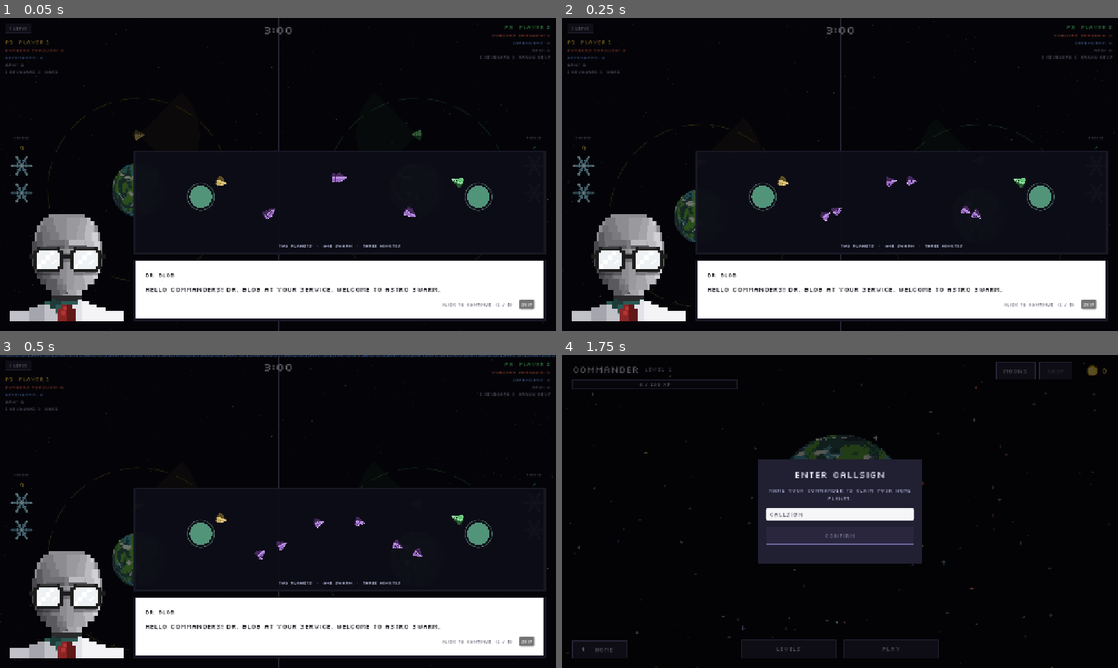
Above: before the commit, frames 1-4 (two rows, left to right).
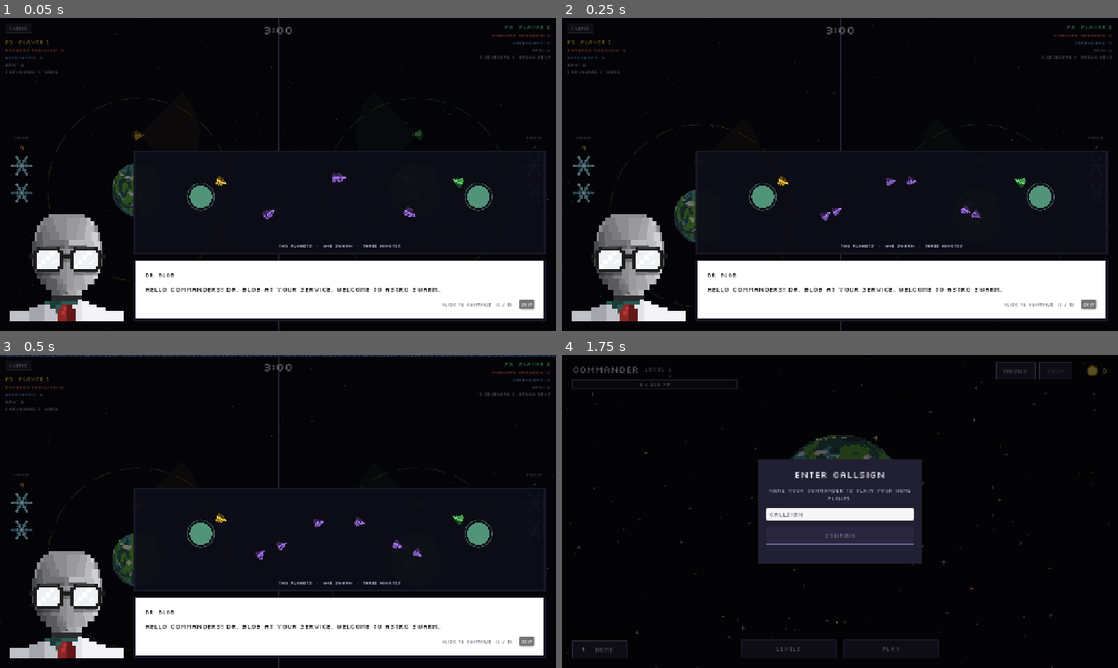
Above: after the commit, the same moments.

Repository: GMU-ASRC/astro-swarm
Game: Godot game, scene res://levels/modes/SurviveScene.tscn
The game is run twice, just before and just after one commit, with the same random seed, the same clock (stepped at 60 frames per second) and the same inputs. This scene is started directly instead of the project's main scene.
Inputs:
- Up to frame 1 (0.05 s): no input
- Up to frame 2 (0.25 s): no input
- Up to frame 3 (0.5 s): no input
- Up to frame 4 (1.75 s): click "SKIP" at 0.5 s; click "< LEAVE" at 1.25 s

The runs differ from the first frame. In frame 1, 0.2% of the frame differs, in the area x 24-84%, y 35-65%; in frame 2, 0.2%; in frame 3, 0.2%, in the area x 38-84%, y 50-66%; in frame 4, nothing differs.

Commit message:
Draw ships from a tintable SVG sprite

Diff:
--- /dev/null
+++ b/assets/sprites/spaceship/spaceship.svg
@@ -0,0 +1,31 @@
+<svg xmlns="http://www.w3.org/2000/svg" width="256" height="256" viewBox="0 0 1000 1000">
+  <defs>
+    <clipPath id="hull">
+      <path d="M500 88 L870 706 L750 912 L250 912 L130 706 Z"/>
+    </clipPath>
+  </defs>
+  <g clip-path="url(#hull)">
+    <rect x="0" y="0" width="1000" height="1000" fill="#b8b8b8"/>
+    <rect x="0" y="0" width="440" height="1000" fill="#616161"/>
+    <rect x="440" y="0" width="120" height="1000" fill="#ffffff"/>
+    <g fill="#242424">
+      <rect x="0" y="292" width="1000" height="20"/>
+      <rect x="0" y="424" width="1000" height="20"/>
+      <rect x="0" y="548" width="1000" height="20"/>
+      <rect x="0" y="671" width="1000" height="20"/>
+    </g>
+    <rect x="0" y="838" width="1000" height="74" fill="#1a1a1a"/>
+    <g fill="#c9c9c9">
+      <rect x="350" y="850" width="70" height="10"/>
+      <rect x="580" y="850" width="70" height="10"/>
+    </g>
+    <g fill="#000000">
+      <rect x="292" y="866" width="46" height="40"/>
+      <rect x="350" y="866" width="70" height="40"/>
+      <rect x="580" y="866" width="70" height="40"/>
+      <rect x="662" y="866" width="46" height="40"/>
+    </g>
+    <path d="M500 88 L870 706 L750 912 L250 912 L130 706 Z" fill="none" stroke="#242424" stroke-width="52"/>
+    <path d="M505 120 L838 678" fill="none" stroke="#ffffff" stroke-width="18" stroke-linecap="round"/>
+  </g>
+</svg>
--- a/entities/ship/Spaceship.gd
+++ b/entities/ship/Spaceship.gd
@@ -2,64 +2,70 @@
 
 signal destroyed(ship)
 
-const TEAM_PLAYER := 0
-const TEAM_PROTECTOR := 1
-
-const HULL_BITS := {0: 16, 1: 32}
-
-const SPEED := 150.0
-const TURN_SPEED := 3.2
-const VIEW_DISTANCE := 300.0
-const FOV_DEGREES := 70.0
-const FIRE_INTERVAL := 0.55
-const PROJECTILE_SPEED := 460.0
-const DAMAGE := 1.0
-const HULL_RADIUS := 9.0
+# Distances are pixels, durations are seconds and rotations are radians unless a
+# name says degrees. The block editor shows meters, at 40 pixels per meter.
+const TEAM_PLAYER := 0    # team id
+const TEAM_PROTECTOR := 1 # team id
+
+const HULL_BITS := {0: 16, 1: 32} # collision layer bit per team
+
+const SPEED := 150.0            # pixels/second (3.75 m/s)
+const TURN_SPEED := 3.2         # radians/second
+const VIEW_DISTANCE := 300.0    # pixels (7.5 m)
+const FOV_DEGREES := 70.0       # degrees, full width of the vision cone
+const FIRE_INTERVAL := 0.55     # seconds between shots
+const PROJECTILE_SPEED := 460.0 # pixels/second
+const DAMAGE := 1.0             # hit points removed per hit
+const HULL_RADIUS := 9.0        # pixels, collision radius
+const SPRITE_PX := 30.0         # pixels, drawn sprite width at HULL_RADIUS
+
+const SHIP_SPRITE_PATH := "res://assets/sprites/spaceship/spaceship.svg"
 
 const PROJECTILE := preload("res://entities/ship/Projectile.tscn")
 
-var team: int = TEAM_PLAYER
-var hp: float = 3.0
-var max_hp: float = 3.0
+var team: int = TEAM_PLAYER                  # TEAM_PLAYER or TEAM_PROTECTOR
+var hp: float = 3.0                          # hit points
+var max_hp: float = 3.0                      # hit points
 var show_health: bool = true
-var arena_size: Vector2 = Vector2(1280, 720)
-var speed_mult: float = 1.0
-var view_distance: float = VIEW_DISTANCE
-var fov_degrees: float = FOV_DEGREES
-var max_speed: float = SPEED
-var turn_rate: float = TURN_SPEED
-var hull_radius: float = HULL_RADIUS
-
-var star_center: Vector2 = Vector2.ZERO
-var star_radius: float = 0.0
-var planet_center: Vector2 = Vector2.ZERO
-var planet_radius: float = 0.0
+var arena_size: Vector2 = Vector2(1280, 720) # pixels, arena width and height
+var speed_mult: float = 1.0                  # multiplier on max_speed
+var view_distance: float = VIEW_DISTANCE     # pixels
+var fov_degrees: float = FOV_DEGREES         # degrees, full width of the vision cone
+var max_speed: float = SPEED                 # pixels/second at full throttle
+var turn_rate: float = TURN_SPEED            # radians/second
+var hull_radius: float = HULL_RADIUS         # pixels, collision radius
+
+var star_center: Vector2 = Vector2.ZERO   # pixels
+var star_radius: float = 0.0              # pixels, 0 means there is no star
+var planet_center: Vector2 = Vector2.ZERO # pixels
+var planet_radius: float = 0.0            # pixels, 0 means there is no planet
 var collisions_enabled: bool = true
 var is_evader: bool = false
 
-var forward_input: float = 0.0
-var turn_input: float = 0.0
-var _turn_cmd: float = 0.0
+var forward_input: float = 0.0 # throttle in -1..1, negative drives backward
+var turn_input: float = 0.0    # turn in -1..1, scaled by turn_rate
+var _turn_cmd: float = 0.0     # radians/second added on top of turn_input
 var can_fire: bool = true
 
 const BlockExecutor := preload("res://entities/BlockExecutor.gd")
 const SIM := preload("res://autoloads/SimulationManager.gd")
-const STEP_TIME := 0.4
+const STEP_TIME := 0.4 # seconds a movement action runs before it reports done
 
 var _executor
 var _visible: Array = []
-var _fire_cooldown: float = 0.0
-var _throttle_mult: float = 1.0
+var _fire_cooldown: float = 0.0 # seconds left before the ship can fire again
+var _throttle_mult: float = 1.0 # multiplier applied to forward_input
 var _enemies_cache: Array = []
 
 var _orbit: bool = false
-var _orbit_center: Vector2 = Vector2.ZERO
-var _orbit_radius: float = 0.0
-var _orbit_speed: float = 0.0
-var _orbit_angle: float = 0.0
-var ship_color: Color = Color(1.0, 0.42, 0.32, 1.0)
+var _orbit_center: Vector2 = Vector2.ZERO # pixels
+var _orbit_radius: float = 0.0            # pixels
+var _orbit_speed: float = 0.0             # radians/second
+var _orbit_angle: float = 0.0             # radians
+var ship_color: Color = Color(1.0, 0.42, 0.32, 1.0) : set = set_ship_color
 
 var _cone_polygon: PackedVector2Array = PackedVector2Array()
+var _hull_sprite: Sprite2D
 
 @onready var _hull: Area2D = $Hull
 @onready var _vision: Area2D = $Vision
@@ -67,6 +73,7 @@
 func _ready():
 	z_index = 5
 	_setup_collision()
+	_build_hull_sprite()
 	_generate_cone()
 	_hull.add_to_group("ship_hull")
 	add_to_group("ships")
@@ -457,7 +464,30 @@
 
 func refresh_cone():
 	_generate_cone()
+	_scale_hull_sprite()
 	queue_redraw()
+
+func set_ship_color(color: Color):
+	ship_color = color
+	if _hull_sprite != null:
+		_hull_sprite.modulate = color
+	queue_redraw()
+
+func _build_hull_sprite():
+	_hull_sprite = Sprite2D.new()
+	_hull_sprite.rotation = PI / 2.0
+	_hull_sprite.texture_filter = CanvasItem.TEXTURE_FILTER_LINEAR_WITH_MIPMAPS
+	_hull_sprite.texture = load(SHIP_SPRITE_PATH)
+	_hull_sprite.modulate = ship_color
+	add_child(_hull_sprite)
+	_scale_hull_sprite()
+
+func _scale_hull_sprite():
+	if _hull_sprite == null or _hull_sprite.texture == null:
+		return
+	var width: float = SPRITE_PX * hull_radius / HULL_RADIUS
+	var factor: float = width / maxf(1.0, float(_hull_sprite.texture.get_width()))
+	_hull_sprite.scale = Vector2(factor, factor)
 
 func _generate_cone():
 	var polygon := PackedVector2Array()
@@ -479,12 +509,6 @@
 	if _cone_polygon.size() >= 3:
 		var fill := Color(col.r, col.g, col.b, 0.05)
 		draw_polygon(_cone_polygon, PackedColorArray([fill]))
-	var ss: float = hull_radius / HULL_RADIUS
-	var tip := Vector2(13.0, 0.0) * ss
-	var back_a := Vector2(-9.0, -7.0) * ss
-	var back_b := Vector2(-9.0, 7.0) * ss
-	draw_colored_polygon(PackedVector2Array([tip, back_a, back_b]), col)
-	draw_polyline(PackedVector2Array([tip, back_a, back_b, tip]), Color(0.05, 0.05, 0.1, 1.0), 1.5, true)
 	if show_health and hp < max_hp:
 		_draw_hp_bar()
 
--- a/entities/ship/SurviveShip.gd
+++ b/entities/ship/SurviveShip.gd
@@ -2,19 +2,19 @@
 
 enum Role { WILD, HERDED, PILOT, EVADER }
 
-const SPRITE_PATHS := {
-	Role.WILD:  "res://assets/sprites/spaceship/spaceship_purple.png",
-	Role.HERDED: "res://assets/sprites/spaceship/spaceship_blue.png",
-	Role.EVADER: "res://assets/sprites/spaceship/spaceship_red.png",
+const ROLE_COLORS := {
+	Role.WILD:   Color(0.65, 0.45, 0.95, 1.0),
+	Role.HERDED: Color(0.45, 0.62, 1.0, 1.0),
+	Role.EVADER: Color(1.0, 0.42, 0.32, 1.0),
 }
-const PILOT_SPRITE_PATHS := [
-	"res://assets/sprites/spaceship/spaceship_gold.png",
-	"res://assets/sprites/spaceship/spaceship_green.png",
+const PILOT_COLORS := [
+	Color(1.0, 0.80, 0.25, 1.0),
+	Color(0.40, 0.85, 0.45, 1.0),
 ]
 const FREEZE_PATH := "res://assets/sprites/effects/freeze.png"
 
-const SPRITE_WIDTH := 46.0
-const HERD_MEMORY_SECONDS := 5.0
+const SPRITE_WIDTH := 46.0        # pixels, width the freeze effect is sized against
+const HERD_MEMORY_SECONDS := 5.0  # seconds a ship keeps following its herder after losing sight
 
 const WILD_PROGRAM := [
 	{"type": "when_start", "params": {}, "children": [
@@ -48,16 +48,15 @@
 var role: int = Role.WILD
 var pilot_slot: int = -1
 var herder_slot: int = -1
-var target_planet: Vector2 = Vector2.ZERO
-var target_radius: float = 0.0
-var pilot_thrust: float = 0.0
-var pilot_turn: float = 0.0
-var pilot_speed: float = 200.0
-var pilot_turn_rate: float = 3.0
-var freeze_remaining: float = 0.0
-
-var _sight_timer: float = 0.0
-var _sprite: Sprite2D
+var target_planet: Vector2 = Vector2.ZERO # pixels
+var target_radius: float = 0.0            # pixels
+var pilot_thrust: float = 0.0             # throttle in -1..1
+var pilot_turn: float = 0.0               # turn in -1..1, scaled by pilot_turn_rate
+var pilot_speed: float = 200.0            # pixels/second (5.0 m/s)
+var pilot_turn_rate: float = 3.0          # radians/second
+var freeze_remaining: float = 0.0         # seconds left frozen
+
+var _sight_timer: float = 0.0             # seconds of herd memory left before the ship goes wild again
 var _freeze_sprite: Sprite2D
 var _spent: bool = false
 
@@ -66,10 +65,6 @@
 	z_index = 6
 	texture_filter = CanvasItem.TEXTURE_FILTER_LINEAR_WITH_MIPMAPS
 	add_to_group("survive_ships")
-	_sprite = Sprite2D.new()
-	_sprite.rotation = PI / 2.0
-	_sprite.texture_filter = CanvasItem.TEXTURE_FILTER_LINEAR_WITH_MIPMAPS
-	add_child(_sprite)
 	_freeze_sprite = Sprite2D.new()
 	_freeze_sprite.visible = false
 	_freeze_sprite.z_index = 2
@@ -121,16 +116,12 @@
 	refresh_cone()
 
 func _refresh_sprite():
-	if _sprite == null:
-		return
-	var path: String
+	ship_color = _role_color()
+
+func _role_color() -> Color:
 	if role == Role.PILOT:
-		path = PILOT_SPRITE_PATHS[clampi(pilot_slot, 0, 1)]
-	else:
-		path = SPRITE_PATHS[role]
-	_sprite.texture = load(path)
-	_scale_sprite(_sprite, SPRITE_WIDTH)
-	queue_redraw()
+		return PILOT_COLORS[clampi(pilot_slot, 0, 1)]
+	return ROLE_COLORS[role]
 
 func _scale_sprite(node: Sprite2D, width: float):
 	if node.texture == null:
--- a/ui/tutorial/TutorialStage.gd
+++ b/ui/tutorial/TutorialStage.gd
@@ -2,14 +2,19 @@
 
 const FONT_REG := preload("res://assets/fonts/Silkscreen-Regular.ttf")
 
-const SPRITE_PATHS := {
-	"purple":    "res://assets/sprites/spaceship/spaceship_purple.png",
-	"blue":      "res://assets/sprites/spaceship/spaceship_blue.png",
-	"gold":      "res://assets/sprites/spaceship/spaceship_gold.png",
-	"green":     "res://assets/sprites/spaceship/spaceship_green.png",
-	"red":       "res://assets/sprites/spaceship/spaceship_red.png",
+const SHIP_PATH := "res://assets/sprites/spaceship/spaceship.svg"
+
+const EFFECT_PATHS := {
 	"explosion": "res://assets/sprites/effects/explosion.png",
 	"freeze":    "res://assets/sprites/effects/freeze.png",
+}
+
+const SHIP_COLORS := {
+	"purple": Color(0.65, 0.45, 0.95, 1.0),
+	"blue":   Color(0.45, 0.62, 1.0, 1.0),
+	"gold":   Color(1.0, 0.80, 0.25, 1.0),
+	"green":  Color(0.40, 0.85, 0.45, 1.0),
+	"red":    Color(1.0, 0.42, 0.32, 1.0),
 }
 
 const SHIP_PX  := 34.0
@@ -26,6 +31,7 @@
 var visual: String = "swarm"
 
 var _time: float = 0.0
+var _ship_texture: Texture2D
 var _textures: Dictionary = {}
 var _herd_last_cycle: float = 0.0
 var _herd_second_seen: bool = false
@@ -34,8 +40,9 @@
 	texture_filter = CanvasItem.TEXTURE_FILTER_LINEAR_WITH_MIPMAPS
 	mouse_filter = Control.MOUSE_FILTER_IGNORE
 	clip_contents = true
-	for key in SPRITE_PATHS:
-		_textures[key] = load(SPRITE_PATHS[key])
+	_ship_texture = load(SHIP_PATH)
+	for key in EFFECT_PATHS:
+		_textures[key] = load(EFFECT_PATHS[key])
 
 func show_visual(id: String):
 	visual = id
@@ -205,14 +212,17 @@
 	_caption("FEWEST EVADERS ON YOUR PLANET WINS")
 
 func _ship(key: String, at: Vector2, angle: float, px: float, alpha: float = 1.0):
-	_effect(key, at, px, alpha, angle + PI * 0.5)
+	var color: Color = SHIP_COLORS.get(key, Color(1, 1, 1, 1))
+	_sprite(_ship_texture, at, px, Color(color.r, color.g, color.b, clampf(alpha, 0.0, 1.0)), angle + PI * 0.5)
 
 func _effect(key: String, at: Vector2, px: float, alpha: float, angle: float):
-	var tex: Texture2D = _textures.get(key)
-	if tex == null:
+	_sprite(_textures.get(key), at, px, Color(1, 1, 1, clampf(alpha, 0.0, 1.0)), angle)
+
+func _sprite(texture: Texture2D, at: Vector2, px: float, color: Color, angle: float):
+	if texture == null:
 		return
 	draw_set_transform(at, angle, Vector2.ONE)
-	draw_texture_rect(tex, Rect2(-px * 0.5, -px * 0.5, px, px), false, Color(1, 1, 1, clampf(alpha, 0.0, 1.0)))
+	draw_texture_rect(texture, Rect2(-px * 0.5, -px * 0.5, px, px), false, color)
 	draw_set_transform(Vector2.ZERO, 0.0, Vector2.ONE)
 
 func _cone(at: Vector2, angle: float, radius: float, fov_degrees: float, color: Color):
Not shown, added: assets/sprites/spaceship/spaceship.svg.import
